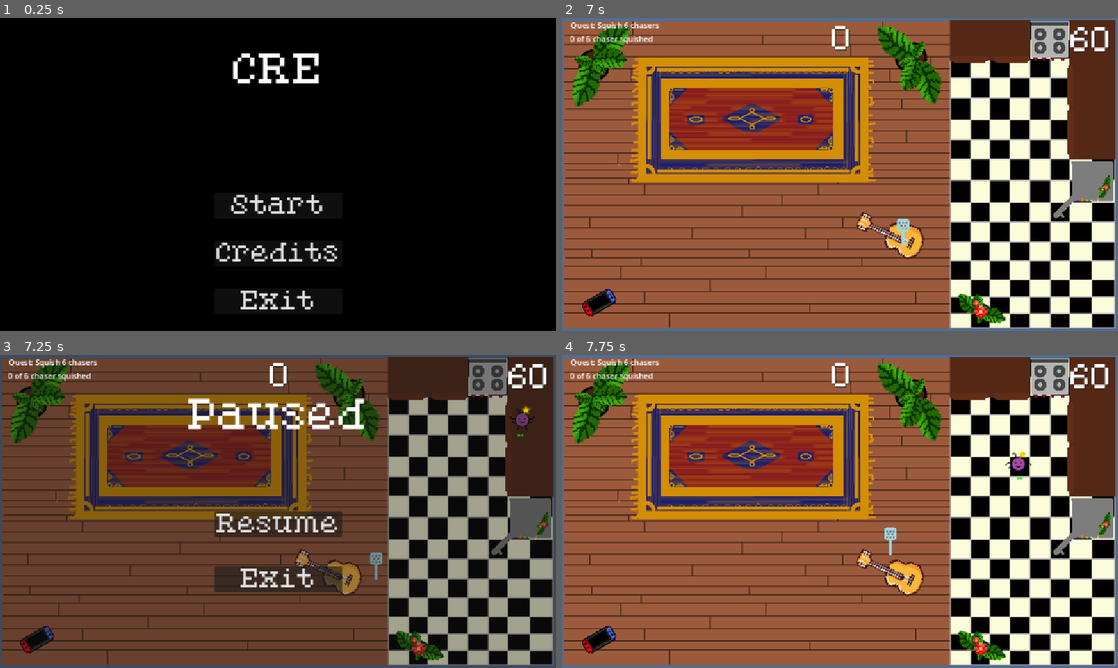
Above: before the commit, frames 1-4 (two rows, left to right).
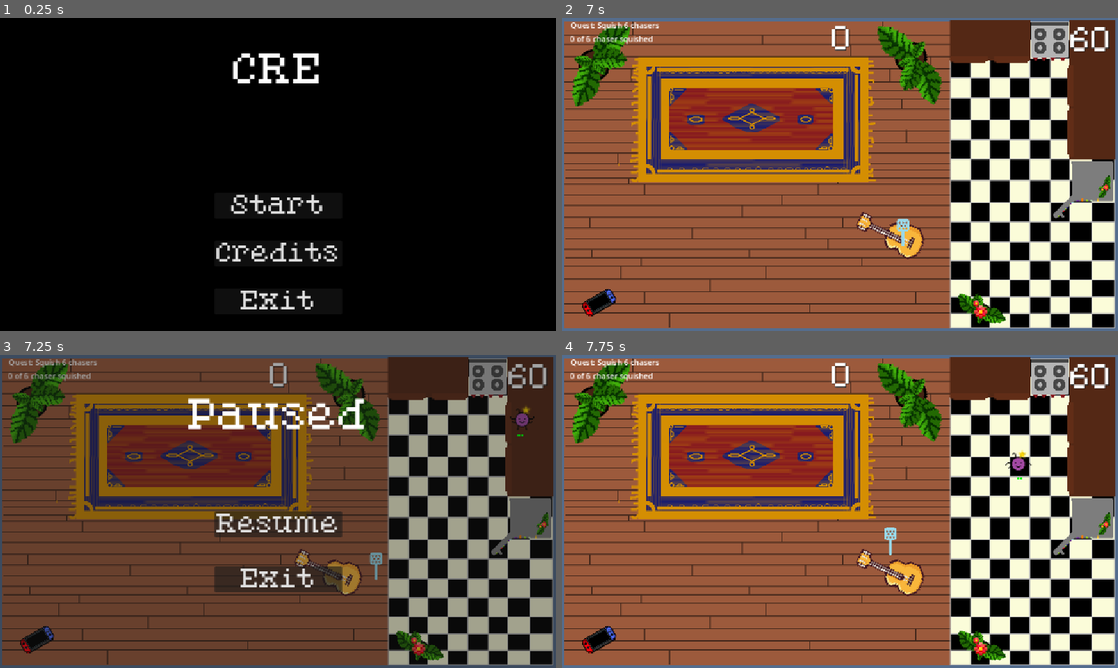
Above: after the commit, the same moments.

Repository: Evenwood/godotgamejame84
Game: Godot game, scene res://gui/title.tscn
Two runs of this game, one before a commit and one after it. Both use one fixed random seed, a clock stepped at 60 frames per second and the inputs below.
Inputs (mouse positions are in pixels of both pictures, inside the frame that each line leads up to):
- Up to frame 1 (0.25 s): no input
- Up to frame 2 (7 s): click "Start" at 0.5 s; click "Skip" at 1.25 s; click "Start" at 2 s; tap Enter at 2.75, 6.5 s; move the mouse to (962, 158) at 2.77 s; right-click (962, 158) at 2.85 s; click "OK" at 3.5 s; move the mouse to (728, 190) at 4.27 s; click (728, 190) at 4.35 s; tap Space at 5 s; move the mouse to (895, 105) at 5.02 s; right-click (895, 105) at 5.1 s; move the mouse to (812, 237) at 5.77 s; click (812, 237) at 5.85 s; move the mouse to (1006, 221) at 6.52 s; right-click (1006, 221) at 6.6 s
- Up to frame 3 (7.25 s): tap Escape (escape) at 7.15 s
- Up to frame 4 (7.75 s): click "Resume" at 7.25 s

Frames 1-2 are identical in both runs. In frame 3, 0.7% of the frame differs, in the area x 1-99%, y 1-19%; in frame 4, nothing differs.

Commit message:
Pause now a CanvasLayer and renders above the HUD

Diff:
--- a/gamejam84/Main.tscn
+++ b/gamejam84/Main.tscn
@@ -86,7 +86,6 @@
 
 [node name="Pause" parent="." instance=ExtResource("10_wkp8b")]
 visible = false
-z_index = 2
 
 [node name="Stats" parent="." instance=ExtResource("11_20pc6")]
 layer = 2
--- a/gamejam84/gui/pause.gd
+++ b/gamejam84/gui/pause.gd
@@ -1,4 +1,4 @@
-extends Node2D
+extends CanvasLayer
 
 signal resume_from_pause()
 
--- a/gamejam84/gui/pause.tscn
+++ b/gamejam84/gui/pause.tscn
@@ -3,7 +3,7 @@
 [ext_resource type="Script" uid="uid://cj12y3ght0265" path="res://gui/pause.gd" id="1_ge7em"]
 [ext_resource type="FontFile" uid="uid://csuju232u5qsn" path="res://art/PixelatedEleganceRegular-ovyAA.ttf" id="1_v3cpl"]
 
-[node name="Pause" type="Node2D"]
+[node name="Pause" type="CanvasLayer"]
 script = ExtResource("1_ge7em")
 
 [node name="TextureRect" type="ColorRect" parent="."]
@@ -15,8 +15,6 @@
 anchors_preset = 15
 anchor_right = 1.0
 anchor_bottom = 1.0
-offset_right = 1152.0
-offset_bottom = 648.0
 grow_horizontal = 2
 grow_vertical = 2
 theme_override_constants/margin_left = 30
--- a/gamejam84/main.gd
+++ b/gamejam84/main.gd
@@ -181,10 +181,10 @@
 func unpause() -> void:
 	paused = false
 	$Pause.hide()
-	unfreeze_critters()
 	$ScoreTimer.start()
 	update_score()
 	Engine.time_scale = 1
+	unfreeze_critters()
 
 
 func process_pause() -> void:
